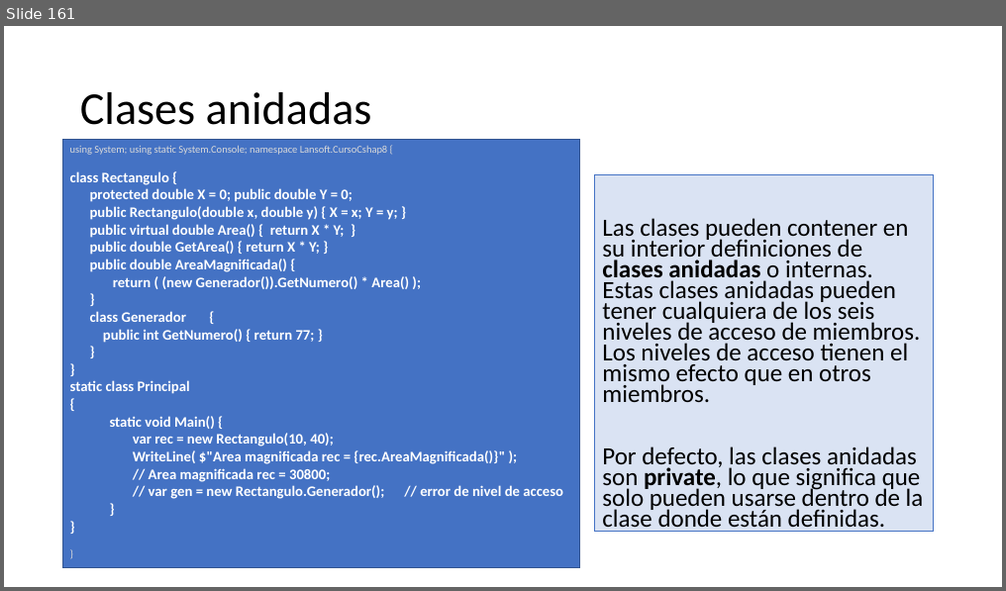
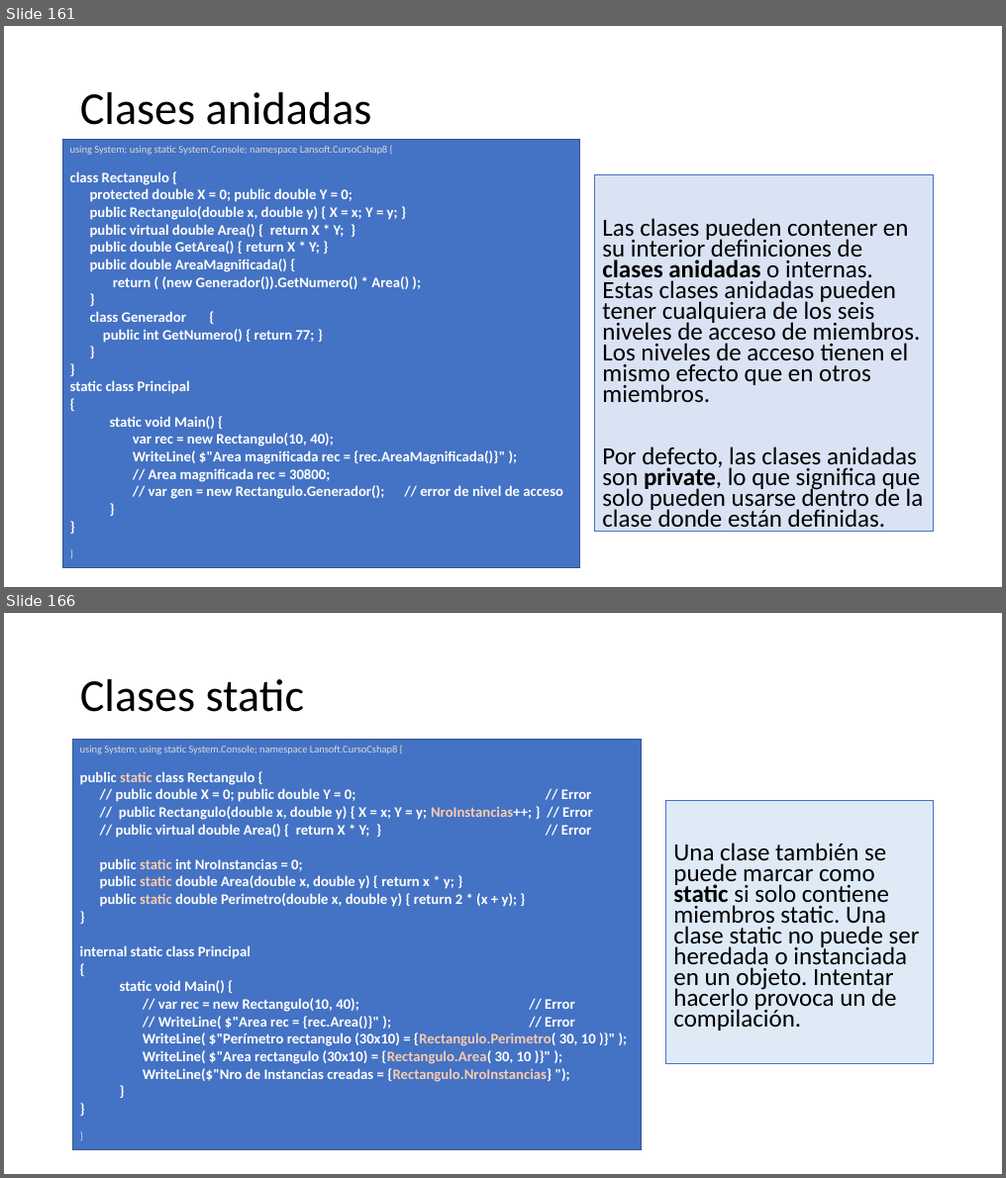
Before and after one commit to AlbertOsinaga/CursoCSharp__8, a slide deck: CSharpQuickReferencia.pptx. Shown one above the other, each under a label of ours: slide 161 before the commit, slides 161 and 166 after it; the slides between them are not shown. The pictures are 1006x591 and 1006x1178 pixels, drawn with LibreOffice and Linux fonts; fonts in the diff are those of the drawing. Boxes give left, top, right and bottom in pixels: in the first picture for what was removed or moved away, otherwise in the second. Text is boxed around its words. In the diff, an @@ line names an element or a change of style, - is before the commit and + after.

```diff
--- a/CSharpQuickReferencia.pptx
+++ b/CSharpQuickReferencia.pptx
@@ slide 166 added at (4,613,1002,1174), background #FFFFFF @@
@@ title added at (80,679,304,712), 44 pt, text #000000 @@
+Clases static
@@ rectangle added at (73,740,642,1151), fill #4472C4, outline #325491 1 pt, 14 pt, text #FFFFFF, bold @@
+using System; using static System.Console; namespace Lansoft.CursoCshap8 {
+public static class Rectangulo {
+// public double X = 0; public double Y = 0; // Error
+// public Rectangulo(double x, double y) { X = x; Y = y; NroInstancias++; } // Error
+// public virtual double Area() { return X * Y; } // Error
+public static int NroInstancias = 0;
+public static double Area(double x, double y) { return x * y; }
+public static double Perimetro(double x, double y) { return 2 * (x + y); }
+}
+internal static class Principal
+{
+static void Main() {
+// var rec = new Rectangulo(10, 40); // Error
+// WriteLine( $"Area rec = {rec.Area()}" ); // Error
+WriteLine( $"Perímetro rectangulo (30x10) = {Rectangulo.Perimetro( 30, 10 )}" );
+WriteLine( $"Area rectangulo (30x10) = {Rectangulo.Area( 30, 10 )}" );
+WriteLine($"Nro de Instancias creadas = {Rectangulo.NroInstancias} ");
+}
+}
+}
@@ text added at (666,800,934,1064), fill #DEEBF7, outline #4472C4 0.75 pt, 23.8 pt, text #000000 @@
+Una clase también se puede marcar como static si solo contiene miembros static. Una clase static no puede ser heredada o instanciada en un objeto. Intentar hacerlo provoca un de compilación.
```
Also in this commit, not shown: 9 other slides added.
